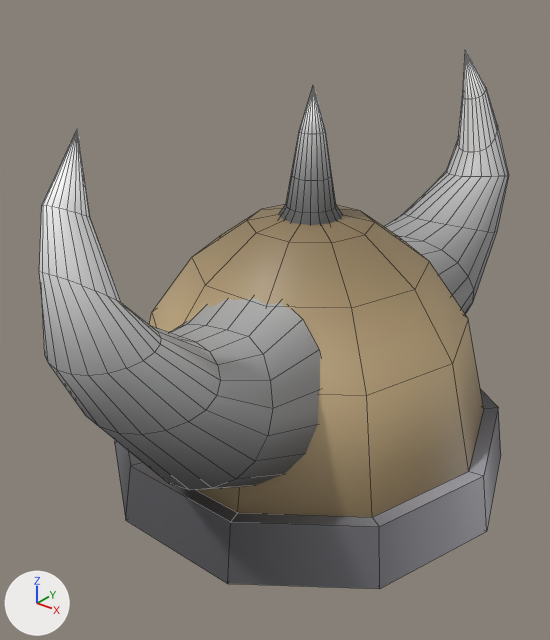
Two versions of the FBX model Assets/Art/Assets/casco.fbx, one commit apart.
The view is the same before and after, from a 50 mm lens placed at (0.0207, -0.0286, 0.025), pointed at (-0.0007, -0.0018, 0.0084). Every picture has the same lights, and +X, +Y and +Z are marked at lower left. The picture after the commit comes second. Mesh edges are drawn as thin lines. Where no turn or scale is listed for an object, it has been applied to the vertices.
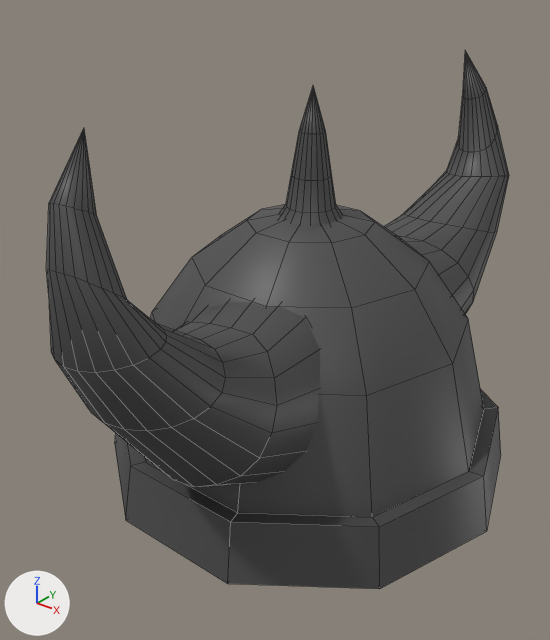
Where the newer file only moved an object's origin or applied its transform, the numbers keep the older frame.

Boxes (x1, y1, x2, y2) around the edits, measured in the pictures (550 x 640 px):
'pSphere2', reshaped
    before: (39, 50, 509, 589)
    after: (46, 50, 509, 589)
part 1 of me_mesh, rebuilt
    before: (39, 130, 320, 490)
    after: (46, 129, 320, 487)
part 2 of me_mesh, recoloured (darker)
    both: (115, 50, 509, 589)

What the commit changed:
Material 'Helmet' (mat_helmet) is new.
Its base color is (0.072, 0.072, 0.072) (dark grey #4c4c4c).
me_mesh is used by ob_psphere2; location (0.0, -0.00094, 0.01304).
me_mesh had 397 vertices, 450 faces and spanned x -0.0108..0.0108, y -0.0153..0.0166, z -0.0131..0.0069.
me_mesh now has 394 vertices, 390 faces and spans x -0.0108..0.0108, y -0.015..0.0166, z -0.0131..0.0069.
me_mesh part 1: the loose piece of 122 vertices spanning x -0.0035..0.0051, y -0.0153..-0.0038, z -0.0106..0.0069 is rebuilt with 121 vertices and now spans x -0.0035..0.0051, y -0.015..-0.0036, z -0.0106..0.0069, in mat_helmet (dark grey #4c4c4c).
me_mesh part 2: 270 faces spanning x -0.0108..0.0108, y -0.0093..0.0166, z -0.0131..0.0069 switch from mat_doubaxe_metallic (picture img_grises_png) to mat_helmet (dark grey #4c4c4c).
Other edits to the shape of me_mesh do not show in these pictures.
